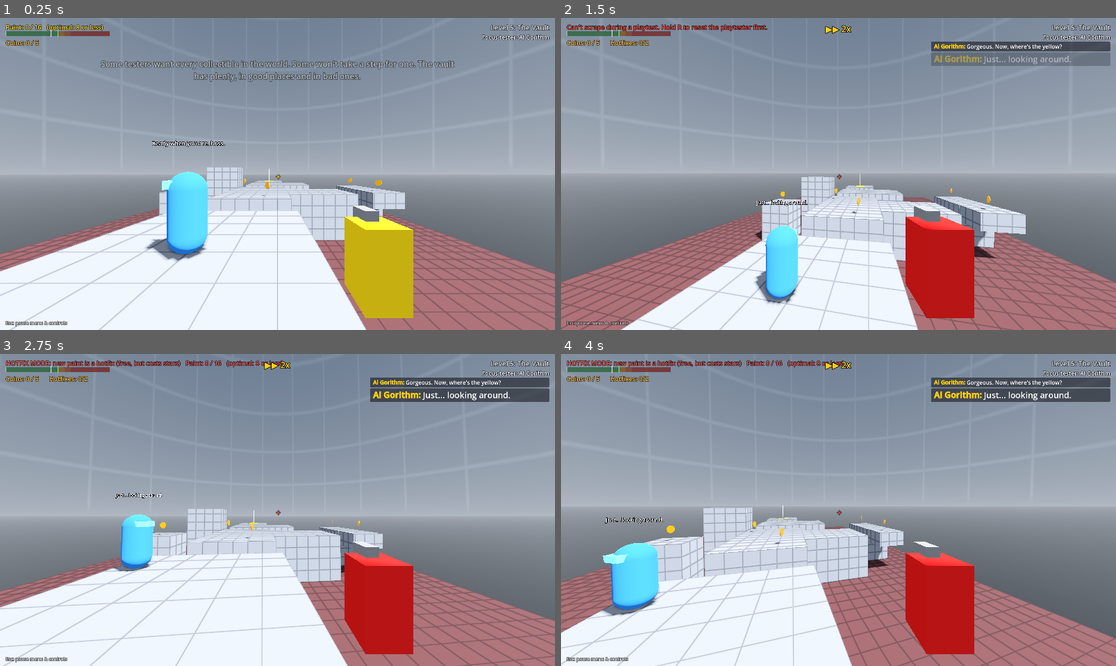
Above: before the commit, frames 1-4 (two rows, left to right).
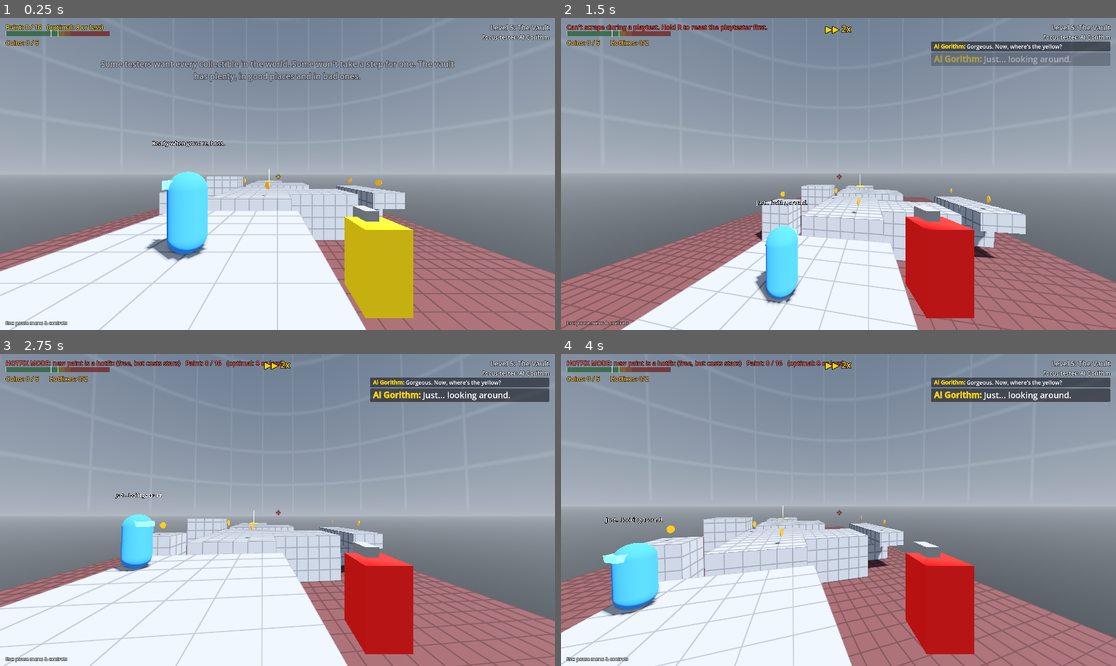
Above: after the commit, the same moments.

Repository: RSghr/yellow-paint
Game: Godot game, scene res://levels/level_vault.tscn
Same seed, same stepped clock (60 frames per second), same inputs: the game is played once before the commit and once after it. This scene is started directly instead of the project's main scene.
Inputs (mouse positions are in pixels of both pictures, inside the frame that each line leads up to):
- Up to frame 1 (0.25 s): no input
- Up to frame 2 (1.5 s): tap Enter (start_test) at 0.5 s; move the mouse to (866, 174) at 0.52 s; hold Backspace (clear_paint) 0.53-1.28 s; hold T (fast_forward) from 0.53 s (still down); click (866, 174) at 0.67 s; tap Space (jump) at 0.77 s; move the mouse to (810, 174) at 1.27 s; tap N (next_level) at 1.35 s
- Up to frame 3 (2.75 s): keep holding T (fast_forward); tap Space (jump) at 1.52 s; move the mouse to (288, 503) at 2.02 s; press the mouse at (288, 503) at 2.03 s
- Up to frame 4 (4 s): keep holding T (fast_forward); move the mouse to (832, 516) at 2.77 s; release the mouse at (832, 516) at 2.78 s; right-click (832, 516) at 2.85 s; click (832, 516) at 2.92 s; tap Space (jump) at 3.02, 3.77 s; move the mouse to (877, 513) at 3.52 s; hold Shift (sprint) from 3.53 s (still down)

The runs differ from the first frame. In frame 1, 0.1% of the frame differs, in the area x 37-44%, y 47-51%; in frame 2, 0.2%; in frame 3, 0.2%; in frame 4, 0.3%, in the area x 25-35%, y 49-66%.

Commit message:
Edited some levels/level_01.tscn

Diff:
--- a/levels/level_secret_room.tscn
+++ b/levels/level_secret_room.tscn
@@ -17,6 +17,7 @@
 tester_2 = "Rhea Spawn"
 minimum_2 = 4
 tester_3 = "Bea Tah"
+minimum_3 = 4
 
 [node name="RunnerSpawn" type="Marker3D" parent="." unique_id=1835494897]
 transform = Transform3D(1, 0, 0, 0, 1, 0, 0, 0, 1, 0, 0.9, 0)
--- a/levels/level_vault.tscn
+++ b/levels/level_vault.tscn
@@ -62,7 +62,7 @@
 
 [node name="Ramp" parent="Geometry" unique_id=1859368317 instance=ExtResource("block")]
 editor_description = "From the terrace (y -1.5) up to B (y 0)."
-transform = Transform3D(-4.091645e-08, -1.5379483e-08, -1, -0.35184154, 0.93605924, 0, 0.93605924, 0.35184154, -4.371139e-08, 23.160244, -0.94, -4.9193344)
+transform = Transform3D(-4.091645e-08, -1.5379483e-08, -1, -0.35184154, 0.93605924, 0, 0.93605924, 0.35184154, -4.371139e-08, 20.614504, -0.94, -4.9193344)
 size = Vector3(4.272, 0.4, 3)
 color = Color(0.45, 0.47, 0.5, 1)
 
@@ -86,7 +86,7 @@
 
 [node name="A_Long4" parent="Geometry" unique_id=96357682 instance=ExtResource("block")]
 editor_description = "10 m long. Coin1 is by the landing; Coin2 is 7 m further: the Ascetic only takes coins within ~4 m of where it stands, so it needs a splat near Coin2 (or the route to pass it)."
-transform = Transform3D(1, 0, 0, 0, 1, 0, 0, 0, 1, 17.737734, -0.8841667, -4.9830294)
+transform = Transform3D(1, 0, 0, 0, 1, 0, 0, 0, 1, 17.737734, -2.0974953, -4.9830294)
 size = Vector3(3, 7, 4)
 color = Color(0.58, 0.6, 0.64, 1)
 
